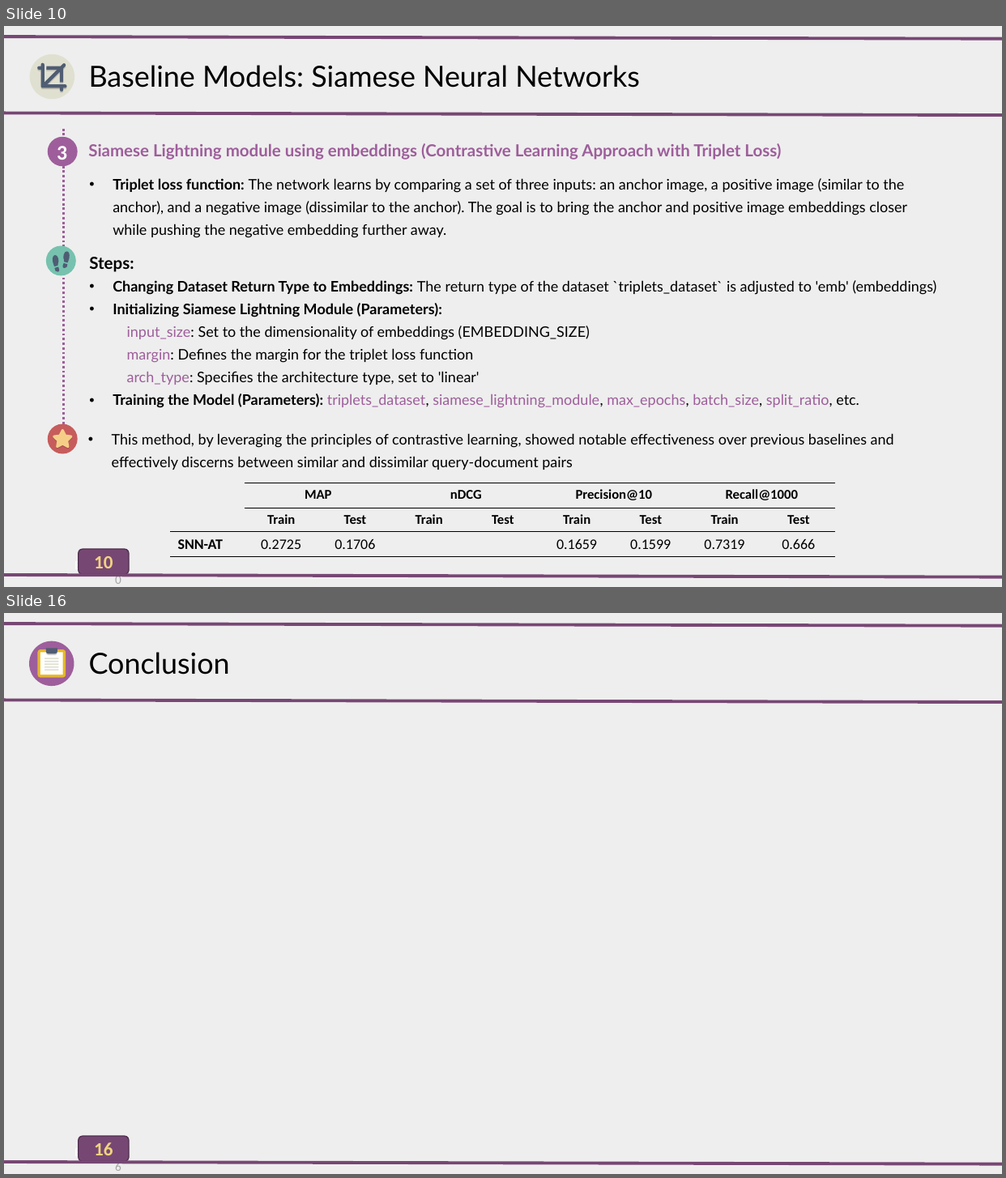
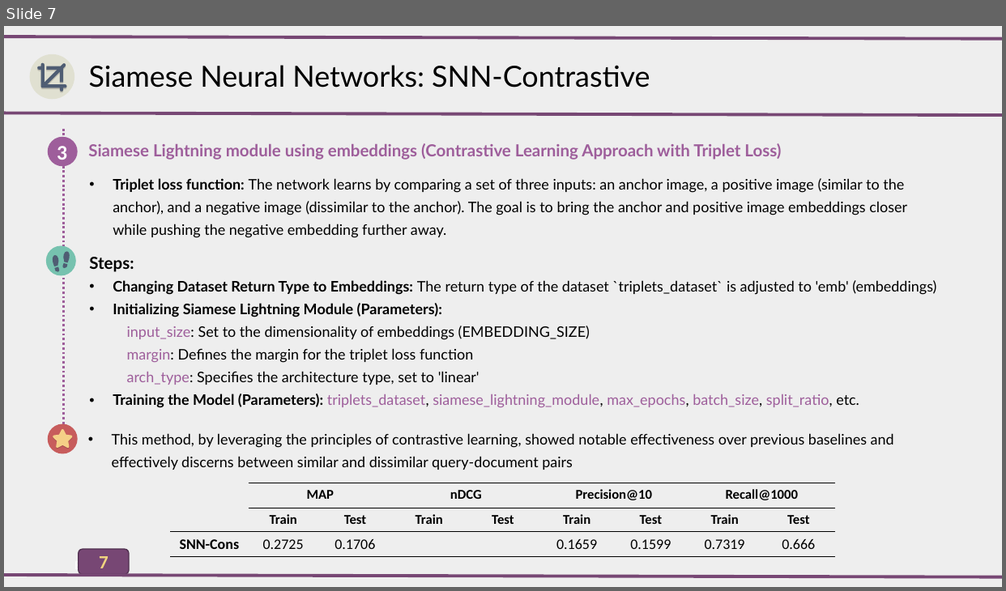
Before and after one commit to AlirezaAccelerates/IR_DSI_project, a slide deck: D/[P] Information Retrieval Project.pptx. Shown one above the other, each under a label of ours: slides 10 and 16 before the commit, slide 7 after it; the slides between them are not shown. The pictures are 1006x1178 and 1006x591 pixels, drawn with LibreOffice and Linux fonts; fonts in the diff are those of the drawing. Boxes give left, top, right and bottom in pixels: in the first picture for what was removed or moved away, otherwise in the second. Text is boxed around its words. In the diff, an @@ line names an element or a change of style, - is before the commit and + after.

```diff
--- a/D/[P] Information Retrieval Project.pptx
+++ b/D/[P] Information Retrieval Project.pptx
@@ slide 16 removed at box(4, 613, 1002, 1174), background #EEEEEE; not listed: 2 template elements that a slide beside it also shows @@
@@ line removed from (4, 624) to (1002, 626) @@
@@ group removed at box(29, 641, 74, 687): 6 rectangles, 4 freeform shapes, 1 ellipse @@
@@ group removed at box(40, 649, 63, 679): 5 freeform shapes @@
@@ text removed at box(89, 652, 230, 675) @@
-Conclusion
@@ line removed from (4, 700) to (1002, 702) @@
@@ rounded rectangle removed at box(78, 1136, 128, 1161) @@
-16
@@ line removed from (4, 1162) to (1002, 1165) @@
@@ what was slide 10 is now slide 7 @@
@@ slide 7 changed as well @@
@@ text at box(89, 65, 650, 88): text changed @@
-Baseline Models: Siamese Neural Networks
+Siamese Neural Networks: SNN-Contrastive
@@ table at box(170, 484, 837, 557) @@
-row 3, column 1: SNN-AT
+row 3, column 1: SNN-Cons
@@ page number removed at box(94, 557, 113, 569) @@
-10
@@ text in rounded rectangle at box(99, 557, 108, 569): text changed @@
-10
+7
```
Also in this commit, not shown: 9 other slides changed, 1 slide added, 6 other slides removed, 1 other file.
